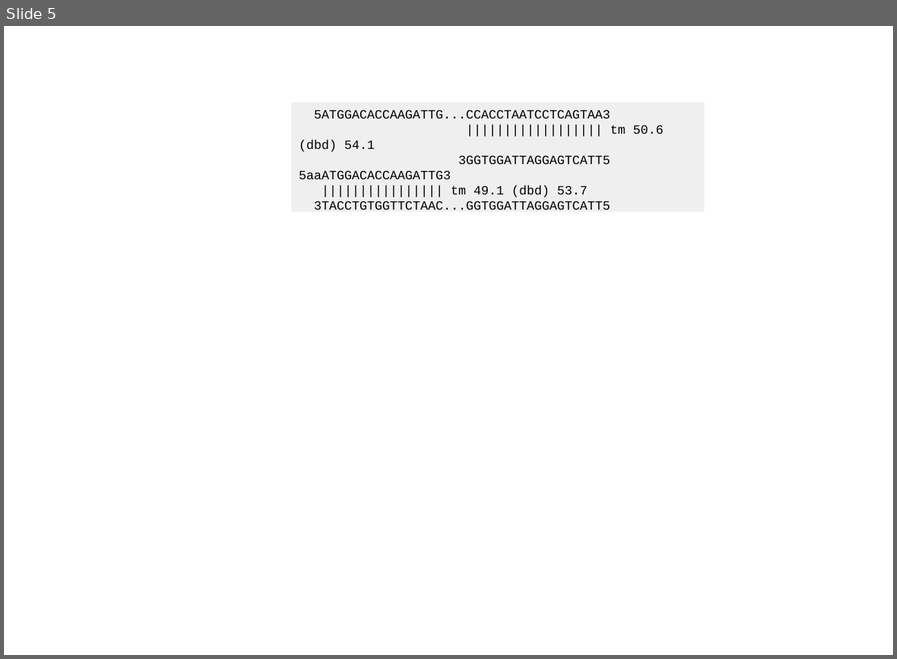
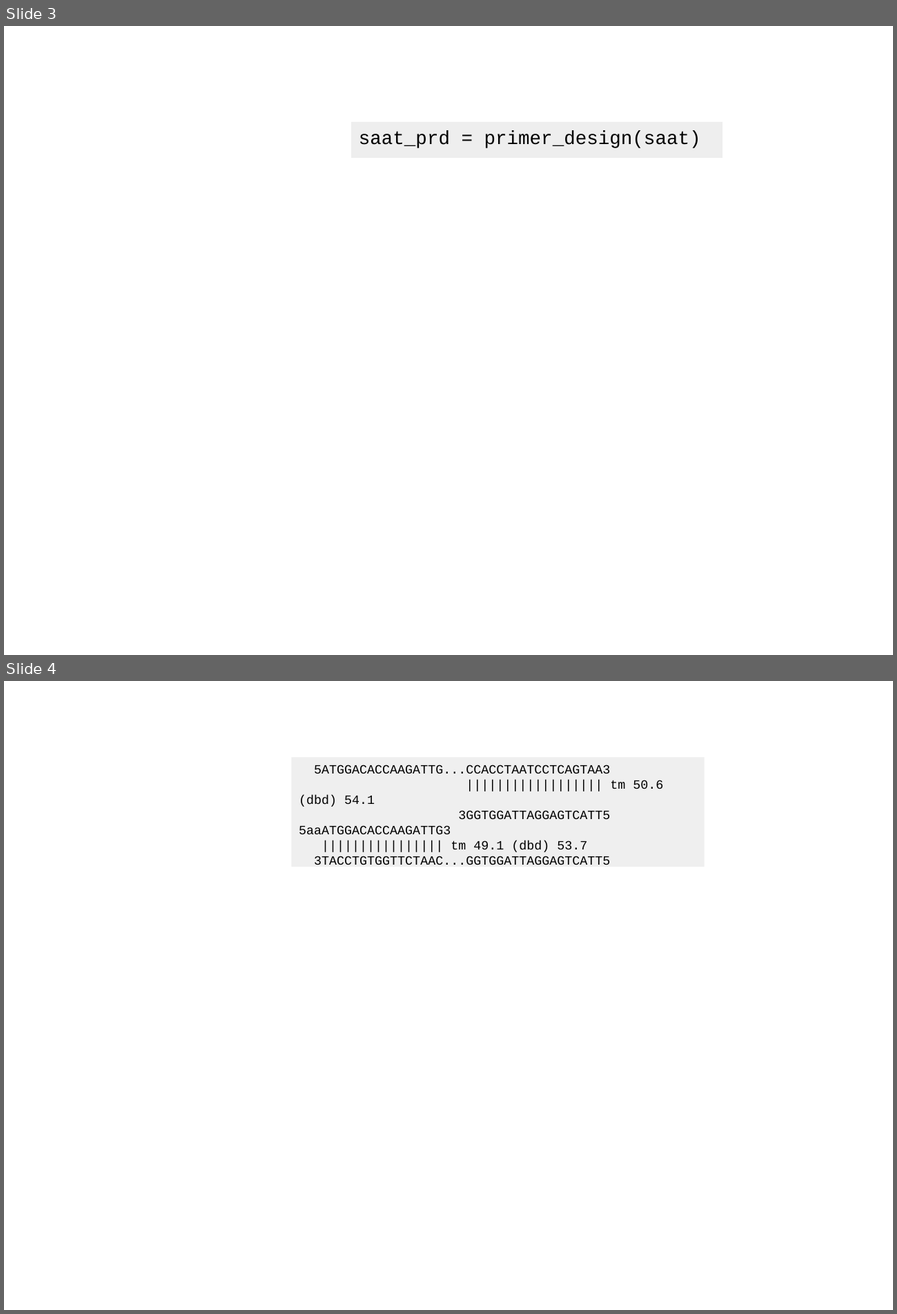
Before and after one commit to BjornFJohansson/pydna-examples, a slide deck: strawberry aat/saat_cloning2.odp. Shown one above the other, each under a label of ours: slide 5 before the commit, slides 3 and 4 after it. The pictures are 897x659 and 897x1314 pixels, drawn with LibreOffice and Linux fonts; fonts in the diff are those of the drawing; background and template pictures are left out. Boxes give left, top, right and bottom in pixels: in the first picture for what was removed or moved away, otherwise in the second. Text is boxed around its words. In the diff, an @@ line names an element or a change of style, - is before the commit and + after.

```diff
--- a/strawberry aat/saat_cloning2.odp
+++ b/strawberry aat/saat_cloning2.odp
@@ slide 3 added at [4,26,893,655], background picture (left out) @@
@@ rectangle added at [352,122,722,158], fill #EEEEEE, 18 pt, text #000000 @@
+saat_prd = primer_design(saat)
@@ what was slide 5 is now slide 4 @@
```
Also in this commit, not shown: 2 slides changed, 2 slides removed, 3 other files.
